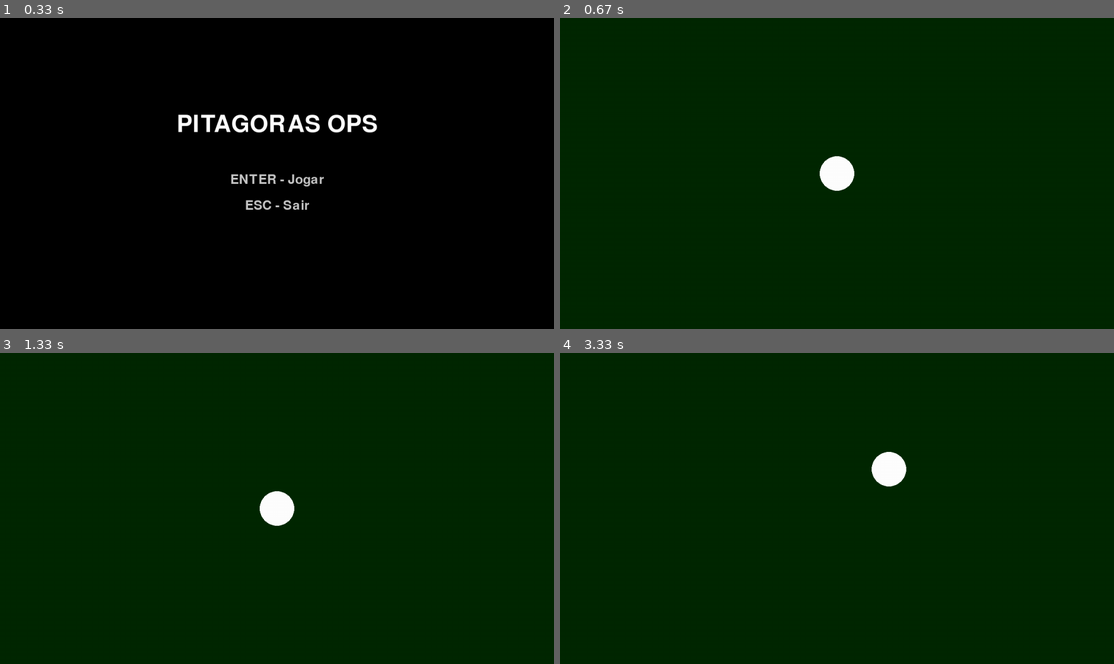
Above: before the commit, frames 1-4 (two rows, left to right).
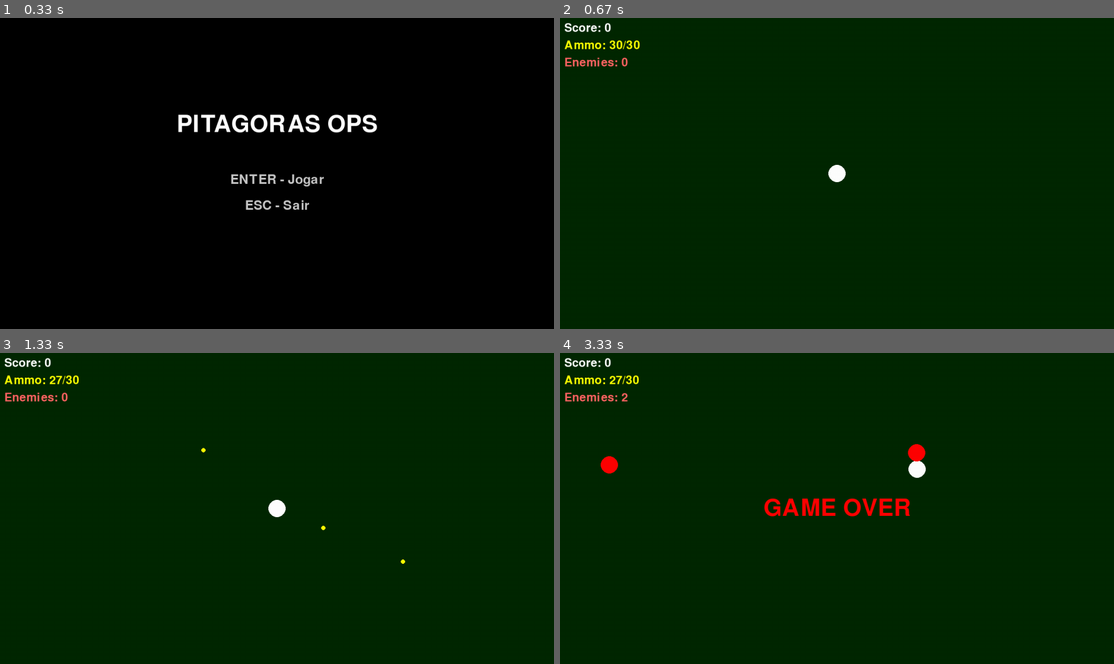
Above: after the commit, the same moments.

Repository: nicolassaez2004/pygamedesoft2026.1
Game: pygame game, started from main.py
Two runs of this game, one before a commit and one after it. Both use one fixed random seed, a clock stepped at 60 frames per second and the inputs below.
Inputs (mouse positions are in pixels of both pictures, inside the frame that each line leads up to):
- Up to frame 1 (0.33 s): no input
- Up to frame 2 (0.67 s): tap Enter at 0.33 s
- Up to frame 3 (1.33 s): press the mouse at (343, 536) at 0.7 s; move the mouse to (238, 464) at 0.8 s; release the mouse at (132, 393) at 0.93 s; press the mouse at (343, 536) at 1.03 s; move the mouse to (382, 524) at 1.13 s; release the mouse at (421, 511) at 1.27 s
- Up to frame 4 (3.33 s): hold D 1.33-1.8 s; hold W 1.83-2.13 s; hold D 2.17-2.63 s; hold A 2.67-3.2 s

Frame 1 is identical in both runs. In frame 2, 0.9% of the frame differs, in the area x 0-54%, y 1-56%; in frame 3, 1.0%; in frame 4, 2.3%, in the area x 0-67%, y 1-53%.

Commit message:
Adição de um sistema de Imigos e de tiro primitivo

Diff:
--- /dev/null
+++ b/enemy.py
@@ -0,0 +1,120 @@
+import pygame
+import random
+import math
+
+
+class Enemy:
+    """Classe que representa um inimigo no jogo"""
+
+    def __init__(self, x, y, speed=150, radius=20):
+        self.pos = pygame.Vector2(x, y)
+        self.speed = speed
+        self.radius = radius
+        self.color = (255, 0, 0)
+        self.health = 1
+        self.max_health = 1
+
+    def update(self, dt, player_pos, window_width, window_height):
+        """Atualiza a posição do inimigo em direção ao player"""
+        direction = player_pos - self.pos
+
+        if direction.length() > 0:
+            direction = direction.normalize()
+            self.pos += direction * self.speed * dt
+
+        # Mantém o inimigo dentro da tela
+        self.pos.x = max(self.radius, min(self.pos.x, window_width - self.radius))
+        self.pos.y = max(self.radius, min(self.pos.y, window_height - self.radius))
+
+    def draw(self, window):
+        """Desenha o inimigo"""
+        pygame.draw.circle(window, self.color, self.pos, self.radius)
+
+    def is_colliding_with_player(self, player_pos, player_radius):
+        """Verifica colisão com o player"""
+        distance = self.pos.distance_to(player_pos)
+        return distance < (self.radius + player_radius)
+
+    def take_damage(self, damage):
+        """Aplica dano ao inimigo"""
+        self.health -= damage
+        return self.health <= 0
+
+
+class EnemyManager:
+    """Gerencia os inimigos do jogo"""
+
+    def __init__(self, window_width, window_height, spawn_margin=50):
+        self.enemies = []
+        self.window_width = window_width
+        self.window_height = window_height
+        self.spawn_margin = spawn_margin
+
+        self.spawn_timer = 0
+        self.spawn_interval = 1.0  # segundos entre spawns
+        self.max_enemies = 5
+        self.difficulty = 1.0  # multiplicador de dificuldade
+
+    def spawn_enemy(self):
+        """Spawna um novo inimigo em um local aleatório nas bordas"""
+        side = random.choice(['top', 'bottom', 'left', 'right'])
+
+        if side == 'top':
+            x = random.randint(0, self.window_width)
+            y = -self.spawn_margin
+        elif side == 'bottom':
+            x = random.randint(0, self.window_width)
+            y = self.window_height + self.spawn_margin
+        elif side == 'left':
+            x = -self.spawn_margin
+            y = random.randint(0, self.window_height)
+        else:  # right
+            x = self.window_width + self.spawn_margin
+            y = random.randint(0, self.window_height)
+
+        speed = 150 * self.difficulty
+        enemy = Enemy(x, y, speed=speed)
+        self.enemies.append(enemy)
+
+    def update(self, dt, player_pos):
+        """Atualiza todos os inimigos"""
+        # Spawna novos inimigos se houver espaço
+        self.spawn_timer += dt
+        if self.spawn_timer >= self.spawn_interval and len(self.enemies) < self.max_enemies:
+            self.spawn_enemy()
+            self.spawn_timer = 0
+
+        # Atualiza cada inimigo
+        for enemy in self.enemies:
+            enemy.update(dt, player_pos, self.window_width, self.window_height)
+
+    def draw(self, window):
+        """Desenha todos os inimigos"""
+        for enemy in self.enemies:
+            enemy.draw(window)
+
+    def check_collisions_with_player(self, player_pos, player_radius):
+        """Verifica colisões com o player, retorna True se há colisão"""
+        for enemy in self.enemies:
+            if enemy.is_colliding_with_player(player_pos, player_radius):
+                return True
+        return False
+
+    def remove_enemy(self, enemy):
+        """Remove um inimigo da lista"""
+        if enemy in self.enemies:
+            self.enemies.remove(enemy)
+
+    def get_all_enemies(self):
+        """Retorna lista de todos os inimigos"""
+        return self.enemies
+
+    def increase_difficulty(self, score):
+        """Aumenta a dificuldade baseado no score"""
+        self.difficulty = 1.0 + (score // 1000) * 0.1
+        self.max_enemies = 5 + (score // 2000)
+        self.spawn_interval = max(0.5, 1.0 - (score // 5000) * 0.1)
+
+    def clear(self):
+        """Limpa todos os inimigos"""
+        self.enemies.clear()
--- a/gameplay.py
+++ b/gameplay.py
@@ -1,4 +1,6 @@
 import pygame
+import enemy
+import projectile
 
 
 def gameplay_loop(window, clock):
@@ -6,7 +8,17 @@
         window.get_width() / 2,
         window.get_height() / 2
     )
+    player_radius = 20
+    player_speed = 300
 
+    # Inicializa o gerenciador de inimigos
+    enemy_manager = enemy.EnemyManager(window.get_width(), window.get_height())
+
+    # Inicializa o arco do player
+    bow = projectile.Bow(player_pos, max_ammo=30)
+
+    score = 0
+    game_over = False
     dt = 0
 
     while True:
@@ -16,22 +28,78 @@
 
             if event.type == pygame.KEYDOWN:
                 if event.key == pygame.K_ESCAPE:
-                    return "leaderboard"  # fim do jogo por enquanto / vamo mudar isso depois
+                    return "leaderboard"
 
-        #wasd mov básica e sem alma
-        keys = pygame.key.get_pressed()
+        if not game_over:
+            # Movimento do player
+            keys = pygame.key.get_pressed()
 
-        if keys[pygame.K_w]:
-            player_pos.y -= 300 * dt
-        if keys[pygame.K_s]:
-            player_pos.y += 300 * dt
-        if keys[pygame.K_a]:
-            player_pos.x -= 300 * dt
-        if keys[pygame.K_d]:
-            player_pos.x += 300 * dt
+            if keys[pygame.K_w]:
+                player_pos.y -= player_speed * dt
+            if keys[pygame.K_s]:
+                player_pos.y += player_speed * dt
+            if keys[pygame.K_a]:
+                player_pos.x -= player_speed * dt
+            if keys[pygame.K_d]:
+                player_pos.x += player_speed * dt
 
+            # Mantém o player dentro da tela
+            player_pos.x = max(player_radius, min(player_pos.x, window.get_width() - player_radius))
+            player_pos.y = max(player_radius, min(player_pos.y, window.get_height() - player_radius))
+
+            # Dispara em direção ao mouse
+            mouse_x, mouse_y = pygame.mouse.get_pos()
+            if pygame.mouse.get_pressed()[0]:  # Clique esquerdo
+                bow.shoot(mouse_x, mouse_y)
+
+            # Atualiza o arco
+            bow.update(dt, player_pos)
+
+            # Atualiza inimigos
+            enemy_manager.update(dt, player_pos)
+
+            # Verifica colisão de projéteis com inimigos
+            hit_enemies = bow.check_collisions_with_enemies(enemy_manager.get_all_enemies())
+            for proj, hit_enemy in hit_enemies:
+                if hit_enemy.take_damage(proj.damage):
+                    enemy_manager.remove_enemy(hit_enemy)
+                    score += 100
+
+            # Aumenta dificuldade conforme score
+            enemy_manager.increase_difficulty(score)
+
+            # Verifica colisão com inimigos
+            if enemy_manager.check_collisions_with_player(player_pos, player_radius):
+                game_over = True
+
+        # Desenha o jogo
         window.fill((0, 40, 0))
-        pygame.draw.circle(window, (255, 255, 255), player_pos, 40) #trocar pelo sprite do player no futuro
+
+        # Desenha o player
+        pygame.draw.circle(window, (255, 255, 255), player_pos, player_radius)
+
+        # Desenha os projéteis
+        bow.draw(window)
+
+        # Desenha os inimigos
+        enemy_manager.draw(window)
+
+        # Desenha HUD (Score e Munição)
+        font_hud = pygame.font.SysFont(None, 40)
+        score_text = font_hud.render(f"Score: {score}", True, (255, 255, 255))
+        ammo_text = font_hud.render(f"Ammo: {bow.ammo}/{bow.max_ammo}", True, (255, 255, 0))
+        enemies_text = font_hud.render(f"Enemies: {len(enemy_manager.get_all_enemies())}", True, (255, 100, 100))
+
+        window.blit(score_text, (10, 10))
+        window.blit(ammo_text, (10, 50))
+        window.blit(enemies_text, (10, 90))
+
+        # Desenha status de game over
+        if game_over:
+            font_gameover = pygame.font.SysFont(None, 80)
+            gameover_text = font_gameover.render("GAME OVER", True, (255, 0, 0))
+            window.blit(gameover_text, (window.get_width() // 2 - gameover_text.get_width() // 2,
+                                       window.get_height() // 2 - gameover_text.get_height() // 2))
 
         pygame.display.flip()
         dt = clock.tick(60) / 1000
--- /dev/null
+++ b/projectile.py
@@ -0,0 +1,113 @@
+import pygame
+import math
+
+
+class Projectile:
+    """Classe que representa um projétil disparado pelo arco"""
+
+    def __init__(self, x, y, target_x, target_y, speed=500):
+        self.pos = pygame.Vector2(x, y)
+        self.target = pygame.Vector2(target_x, target_y)
+        self.speed = speed
+        self.radius = 5
+        self.color = (255, 255, 0)
+        self.damage = 1
+
+        # Calcula direção
+        direction = self.target - self.pos
+        if direction.length() > 0:
+            self.velocity = direction.normalize() * speed
+        else:
+            self.velocity = pygame.Vector2(0, 0)
+
+    def update(self, dt):
+        """Atualiza a posição do projétil"""
+        self.pos += self.velocity * dt
+
+    def draw(self, window):
+        """Desenha o projétil"""
+        pygame.draw.circle(window, self.color, self.pos, self.radius)
+
+    def is_out_of_bounds(self, window_width, window_height, margin=50):
+        """Verifica se o projétil saiu da tela"""
+        return (self.pos.x < -margin or self.pos.x > window_width + margin or
+                self.pos.y < -margin or self.pos.y > window_height + margin)
+
+    def is_colliding_with_enemy(self, enemy_pos, enemy_radius):
+        """Verifica colisão com um inimigo"""
+        distance = self.pos.distance_to(enemy_pos)
+        return distance < (self.radius + enemy_radius)
+
+
+class Bow:
+    """Classe que representa o arco do player"""
+
+    def __init__(self, player_pos, max_ammo=30):
+        self.player_pos = player_pos
+        self.max_ammo = max_ammo
+        self.ammo = max_ammo
+        self.projectiles = []
+
+        self.reload_rate = 0.2  # segundos entre disparos
+        self.shoot_cooldown = 0
+
+    def update(self, dt, player_pos):
+        """Atualiza o arco e projéteis"""
+        self.player_pos = player_pos
+        self.shoot_cooldown = max(0, self.shoot_cooldown - dt)
+
+        # Atualiza projéteis
+        for projectile in self.projectiles[:]:
+            projectile.update(dt)
+            # Remove projéteis fora da tela
+            if projectile.is_out_of_bounds(1280, 720):
+                self.projectiles.remove(projectile)
+
+    def shoot(self, target_x, target_y):
+        """Dispara um projétil em direção ao alvo"""
+        if self.ammo > 0 and self.shoot_cooldown <= 0:
+            projectile = Projectile(
+                self.player_pos.x,
+                self.player_pos.y,
+                target_x,
+                target_y
+            )
+            self.projectiles.append(projectile)
+            self.ammo -= 1
+            self.shoot_cooldown = self.reload_rate
+            return True
+        return False
+
+    def add_ammo(self, amount):
+        """Adiciona munição, respeitando o máximo"""
+        self.ammo = min(self.ammo + amount, self.max_ammo)
+
+    def set_max_ammo(self, new_max):
+        """Define o máximo de munição"""
+        self.max_ammo = new_max
+        self.ammo = min(self.ammo, self.max_ammo)
+
+    def draw(self, window):
+        """Desenha todos os projéteis"""
+        for projectile in self.projectiles:
+            projectile.draw(window)
+
+    def check_collisions_with_enemies(self, enemies):
+        """Verifica colisões com inimigos e retorna lista de inimigos atingidos"""
+        hit_enemies = []
+
+        for projectile in self.projectiles[:]:
+            for enemy in enemies:
+                if projectile.is_colliding_with_enemy(enemy.pos, enemy.radius):
+                    if projectile not in [p for p, _ in hit_enemies]:
+                        hit_enemies.append((projectile, enemy))
+                        # Remove o projétil após atingir
+                        if projectile in self.projectiles:
+                            self.projectiles.remove(projectile)
+                        break
+
+        return hit_enemies
+
+    def get_projectile_count(self):
+        """Retorna quantidade de projéteis ativos"""
+        return len(self.projectiles)
